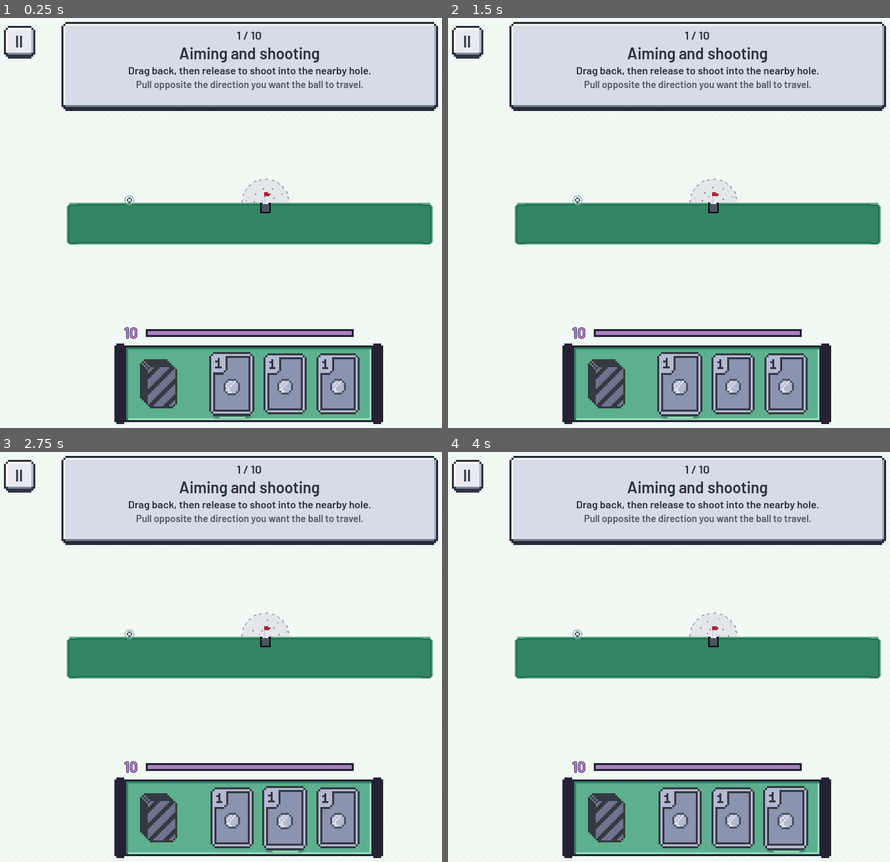
Above: before the commit, frames 1-4 (two rows, left to right).
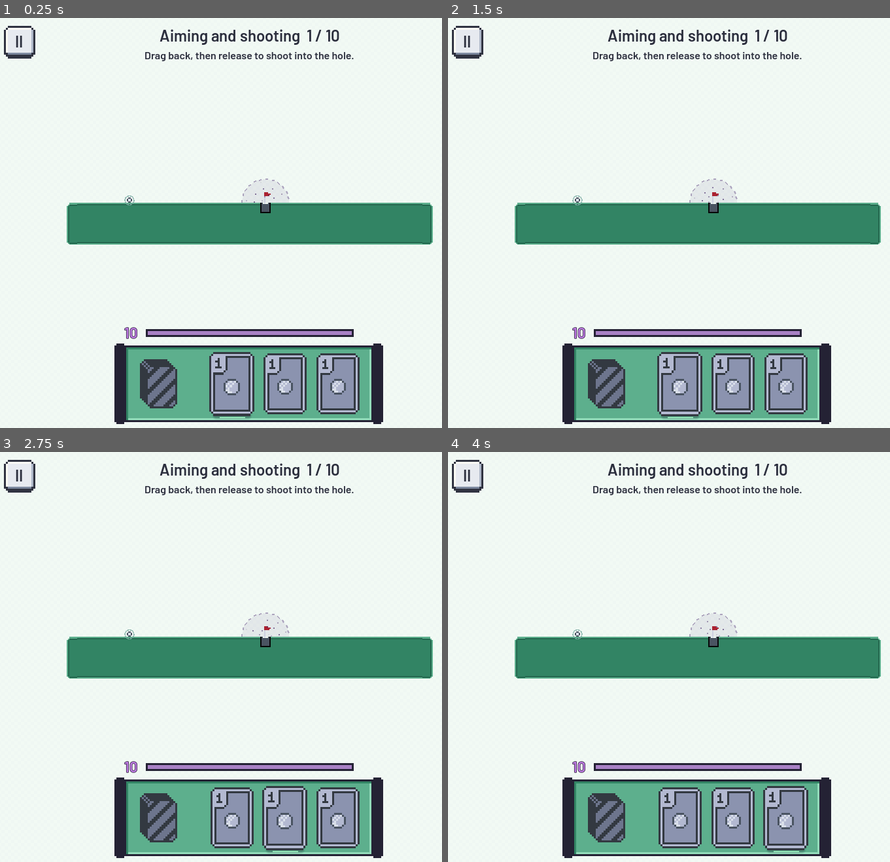
Above: after the commit, the same moments.

Repository: KiwiKaktuss/haven2026
Game: Godot game, scene res://scenes/tutorial/tutorial_session.tscn
The game is run twice, just before and just after one commit, with the same random seed, the same clock (stepped at 60 frames per second) and the same inputs. This scene is started directly instead of the project's main scene. Sound files missing from this copy of the repository are replaced by a short silence.
Inputs:
- Up to frame 1 (0.25 s): no input
- Up to frame 2 (1.5 s): click "Normal" at 0.5 s; click "Normal" at 1.25 s
- Up to frame 3 (2.75 s): click "Normal" at 2 s
- Up to frame 4 (4 s): click "Normal" at 2.75 s; click "Normal" at 3.5 s

The runs differ from the first frame. In frame 1, 18% of the frame differs, in the area x 13-100%, y 0-23%; in frame 2, 18%; in frame 3, 18%; in frame 4, 18%.

Commit message:
Replace tutorial panel with a compact two-line header

Diff:
--- a/scenes/tutorial/tutorial_overlay.tscn
+++ b/scenes/tutorial/tutorial_overlay.tscn
@@ -20,44 +20,27 @@
 mouse_default_cursor_shape = 2
 theme_override_font_sizes/font_size = 24
 text = "II"
-[node name="Lesson" type="PanelContainer" parent="."]
+[node name="Lesson" type="VBoxContainer" parent="."]
 anchor_left = 0.5
 anchor_right = 0.5
-offset_left = -288.0
-offset_top = 14.0
-offset_right = 288.0
-offset_bottom = 150.0
+offset_left = -328.0
+offset_top = 20.0
+offset_right = 328.0
+offset_bottom = 84.0
 mouse_filter = 2
-[node name="Content" type="VBoxContainer" parent="Lesson"]
-layout_mode = 2
-mouse_filter = 2
-theme_override_constants/separation = 2
-[node name="Count" type="Label" parent="Lesson/Content"]
-layout_mode = 2
-mouse_filter = 2
-theme_override_font_sizes/font_size = 18
-text = "1 / 10"
-horizontal_alignment = 1
-[node name="Title" type="Label" parent="Lesson/Content"]
+theme_override_constants/separation = 6
+[node name="Title" type="Label" parent="Lesson"]
 layout_mode = 2
 mouse_filter = 2
 theme_override_font_sizes/font_size = 24
-text = "Aiming and shooting"
+text = "Aiming and shooting  1 / 10"
 horizontal_alignment = 1
-[node name="Instruction" type="Label" parent="Lesson/Content"]
+[node name="Description" type="Label" parent="Lesson"]
 layout_mode = 2
 mouse_filter = 2
-text = "Drag back, then release to shoot into the nearby hole."
+theme_override_font_sizes/font_size = 16
+text = "Drag back, then release to shoot into the hole."
 horizontal_alignment = 1
-autowrap_mode = 2
-[node name="Explanation" type="Label" parent="Lesson/Content"]
-layout_mode = 2
-mouse_filter = 2
-theme_override_colors/font_color = Color(0.30, 0.34, 0.39, 1)
-theme_override_font_sizes/font_size = 15
-text = "Pull opposite the direction you want the ball to travel."
-horizontal_alignment = 1
-autowrap_mode = 2
 [node name="CardLesson" parent="." instance=ExtResource("cards")]
 visible = false
 [node name="Complete" type="Control" parent="."]
--- a/scripts/tutorial/tutorial_overlay.gd
+++ b/scripts/tutorial/tutorial_overlay.gd
@@ -1,22 +1,10 @@
 extends Control
 const TITLES: Array[String] = ["Aiming and shooting", "Shot power", "Selecting a card", "Card replacement", "Elixir", "Card abilities", "Normal walls", "Sticky walls", "Ice", "Bouncy surfaces"]
-const INSTRUCTIONS: Array[String] = [
-    "Drag back, then release to shoot into the nearby hole.",
-    "Drag farther for more power. Reach the distant hole.",
-    "Select the middle card, then shoot into the hole.",
-    "Shoot once, watch its replacement arrive, then reach the hole.",
-    "Wait for 2 elixir, then spend it on a shot to the hole.",
-    "Hover over a card to discover what it does.",
-    "Bounce off the right wall and return to the hole.",
-    "Shoot onto the sticky wall, then shoot away into the hole.",
-    "Slide across the ice with a gentle shot to the hole.",
-    "Hit the spring below, then land at the elevated hole."
-]
 var session: TutorialSession
 var time: float = 0.0
 const INK := Color(0.20, 0.24, 0.30)
 const GOLD := Color(0.89, 0.56, 0.19)
-@onready var explanation: Label = $Lesson/Content/Explanation
+@onready var description: Label = $Lesson/Description
 
 func configure(value: TutorialSession) -> void:
     session = value
@@ -31,9 +19,8 @@
 func refresh() -> void:
     if session == null:
         return
-    $Lesson/Content/Count.text = "%d / 10" % (session.step_index + 1)
-    $Lesson/Content/Title.text = TITLES[session.step_index]
-    $Lesson/Content/Instruction.text = INSTRUCTIONS[session.step_index]
+    $Lesson/Title.text = "%s  %d / 10" % [TITLES[session.step_index], session.step_index + 1]
+    description.text = _description()
     var showing_cards: bool = session.step_index == TutorialSession.CARD_STEP
     $CardLesson.visible = showing_cards
     if showing_cards:
@@ -48,25 +35,46 @@
     time += delta
     if session == null:
         return
-    explanation.text = ""
+    description.text = _description()
+    queue_redraw()
+
+func _description() -> String:
     if session.transitioning:
-        explanation.text = "✓  Hole reached!"
-    else:
-        match session.step_index:
-            0: explanation.text = "Pull opposite the direction you want the ball to travel."
-            1: explanation.text = "Watch the power bar above the ball as you drag."
-            2: explanation.text = "Selected ≠ played. The card changes your shot only when you release." if not session.used_other else "Card played! Now reach the hole."
-            3:
-                explanation.text = "Played cards leave the hand. A new card fills the same slot."
-                if session.replaced_slot >= 0:
-                    explanation.text = "Replacement arrived! Finish at the hole." if session.replacement_seen else "Watch the empty slot — your replacement is on its way."
-            4: explanation.text = "ELIXIR  ·  %.1f / 2 needed. It refills automatically." % session.elixir if session.elixir < 2.0 and session.shots == 0 else "Each Snipe card costs 2 elixir. Shooting spends it; it refills."
-            6: explanation.text = "Ordinary walls redirect the ball." if not session.touched_surface else "Wall bounce done! Finish at the hole."
-            7: explanation.text = "The + pattern marks sticky terrain. Stay attached until your next shot." if session.stuck_once else "Aim at the wall with the + pattern."
-            8: explanation.text = "The slashed surface has low friction. A short drag keeps you sliding."
-            9: explanation.text = "The chevron surface launches the ball upward."
-    explanation.visible = not explanation.text.is_empty()
-    queue_redraw()
+        return "Hole reached!"
+    match session.step_index:
+        0:
+            return "Pull opposite the shot direction, then release." if session.aim.aiming else "Drag back, then release to shoot into the hole."
+        1:
+            return "Watch the power bar as you drag farther." if session.aim.aiming else "Drag farther for a stronger shot to the distant hole."
+        2:
+            if session.used_other:
+                return "Card played! Now reach the hole."
+            if session.selected_other and session.deck.selected_slot == 1:
+                return "Selection only readies a card; shoot to use it."
+            return "Select the middle card, then shoot to use it."
+        3:
+            if session.replaced_slot < 0:
+                return "Play a card, then watch its replacement arrive."
+            return "Replacement ready! Now reach the hole." if session.replacement_seen else "Played cards leave the hand. Watch the empty slot refill."
+        4:
+            if session.shots > 0:
+                return "Playing cards spends elixir; it refills automatically."
+            if session.elixir < 2.0:
+                return "Elixir refills automatically. Wait for 2 to shoot (%.1f / 2)." % session.elixir
+            return "You have enough elixir. Shoot into the hole for 2 elixir."
+        5:
+            return "Hover over a card to see its ability and elixir cost."
+        6:
+            return "Wall bounce done! Finish at the hole." if session.touched_surface else "Bounce off the right wall to reach the hole."
+        7:
+            if session.left_sticky:
+                return "Shoot away from the sticky wall into the hole."
+            return "You stay attached until you shoot again. Aim for the hole." if session.stuck_once else "Shoot onto the wall marked + to stick to it."
+        8:
+            return "Use a gentle shot; ice keeps the ball sliding toward the hole."
+        9:
+            return "Bounce onto the upper platform and reach the hole." if session.touched_surface else "Hit the chevron surface to bounce up toward the hole."
+    return ""
 
 func world(at: Vector2) -> Vector2:
     return session.get_canvas_transform() * at
--- a/tests/test_tutorial.gd
+++ b/tests/test_tutorial.gd
@@ -44,7 +44,7 @@
         check(session.deck.hand.size() == 3, "Fixed hand")
         check(session.hud.get_node("Top").visible == false, "No timer")
         check(not session.objective_met(), "No automatic lesson completion")
-        check(session.lesson_ui.get_node("Lesson/Content/Count").text == "%d / 10" % (step+1), "Counter")
+        check(session.lesson_ui.get_node("Lesson/Title").text.ends_with("%d / 10" % (step+1)), "Title includes the step counter")
         for body: TerrainObject in session.course.get_node("Terrain").get_children():
             check(not body is MovingPlatform, "No moving-platform tutorial remains")
             if step < 6:
Not shown, changed: MEMORY.md
Not shown, changed: PLAN.md
Not shown, changed: STRUCTURE.md
